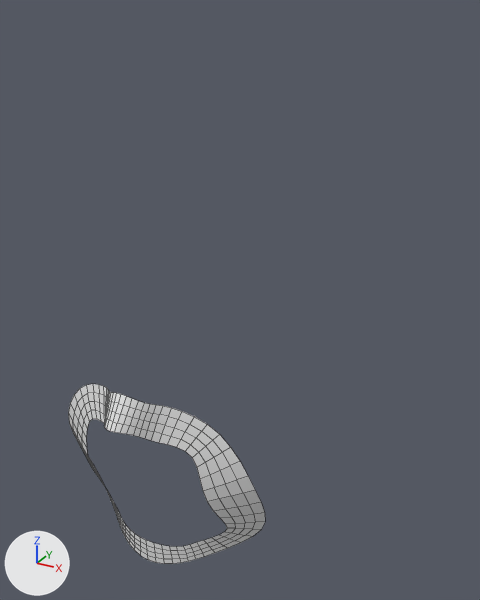
Two versions of the Blender file 31.07.2025_Character.blend, one commit apart.
One viewpoint serves both versions: a 50 mm camera at (0.1812, -0.2466, 1.6345) aimed at (0.0846, -0.0709, 1.5466). The lights are fixed; the arrows at lower left show +X, +Y and +Z. Mesh edges are drawn as thin lines.

The first picture shows 'Плоскость'.
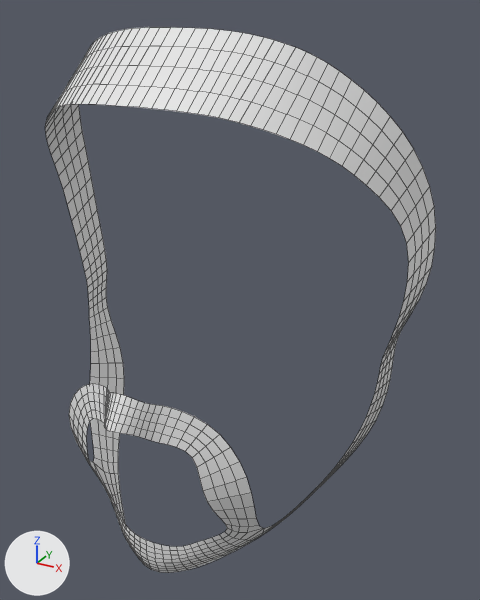
The change, as a diff of the scene's bpy script:
```diff
--- a/31.07.2025_Character.blend.py
+++ b/31.07.2025_Character.blend.py
@@ mat_материал @@
+mat_материал = principled_material('Материал')
+mat_материал.base_color = (0.8, 0.8, 0.8)  # white #e7e7e7
@@ me_плоскость @@
 # used by ob_плоскость; location = (0.0695, -0.119, 1.5115)
-me_плоскость.from_pydata(...)  # 18 vertices, 8 faces; spans x 0.0..0.0391, y -0.0052..0.0299, z -0.0521..0.0207
+me_плоскость.from_pydata(...)  # 46 vertices, 23 faces; spans x 0.0..0.0699, y -0.0052..0.0798, z -0.0577..0.1182
+# me_плоскость part 1
+# 4 vertices move from x 0.0..0.0387, y 0.0086..0.0299, z -0.0521..-0.0371 to x 0.0..0.0325, y 0.0086..0.0262, z -0.0531..-0.0427
+# 28 vertices are added at x 0.0..0.0699, y 0.0092..0.0798, z -0.0577..0.1182
+# 15 new faces join them
+me_плоскость.materials.append(mat_материал)  # white #e7e7e7
```

What differs and where, as boxes [x1, y1, x2, y2] in the pictures (480 x 600 px):
'Плоскость', reshaped (98% wider, 202% taller): before [68, 384, 265, 564]; after [45, 27, 436, 573]
part 1 of me_плоскость, built on: before [70, 425, 265, 564]; after [45, 27, 436, 573]
